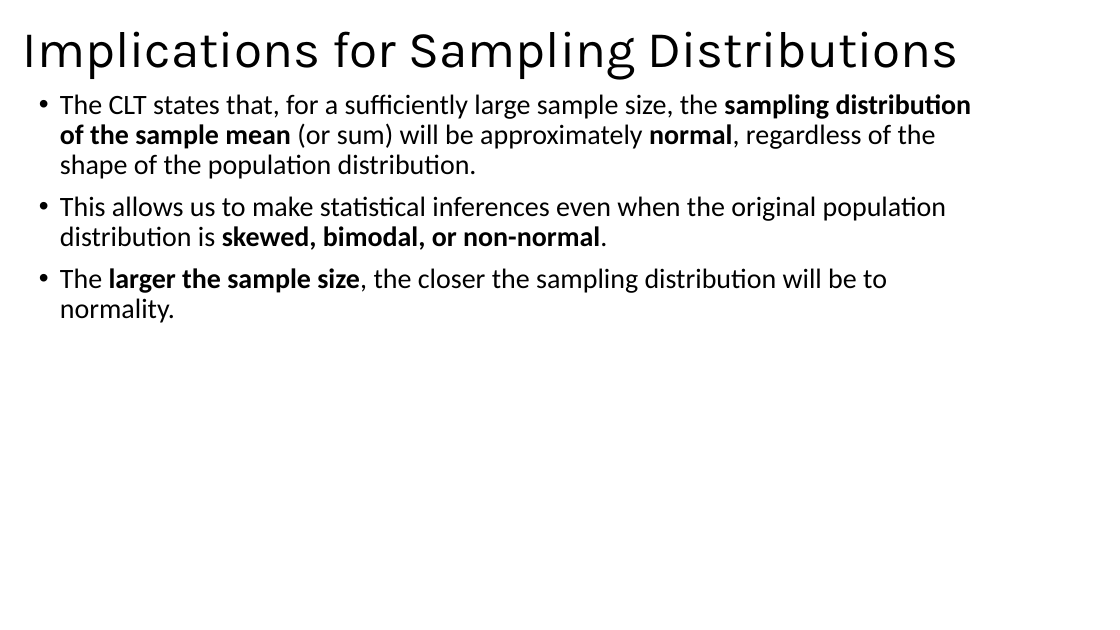
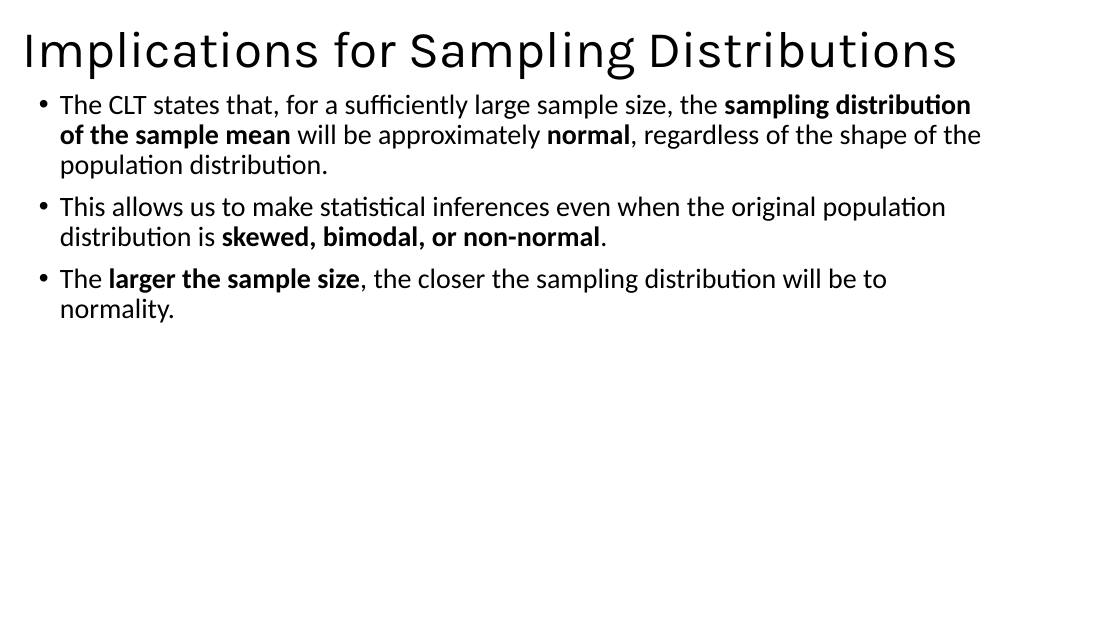
Before and after one commit to bigdataforsocialjustice/stats-for-social-justice, a slide deck: slide 4 of slides/dummy/dummy_vars.pptx. Drawn at 1120x630 pixels with LibreOffice and Linux fonts; fonts in the diff are those of the drawing. Boxes give left, top, right and bottom in pixels: in the first picture for what was removed or moved away, otherwise in the second. Text is boxed around its words. In the diff, an @@ line names an element or a change of style, - is before the commit and + after.

```diff
--- a/slides/dummy/dummy_vars.pptx
+++ b/slides/dummy/dummy_vars.pptx
@@ text at [60, 94, 981, 179]: text changed @@
-• The CLT states that, for a sufficiently large sample size, the sampling distribution of the sample mean (or sum) will be approximately normal, regardless of the shape of the population distribution.
+• The CLT states that, for a sufficiently large sample size, the sampling distribution of the sample mean will be approximately normal, regardless of the shape of the population distribution.
```
Also in this commit, not shown: 13 other slides changed, 1 slide added.
